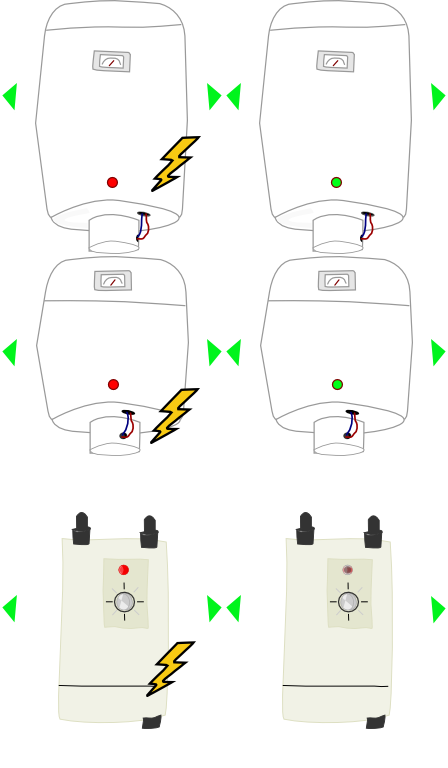
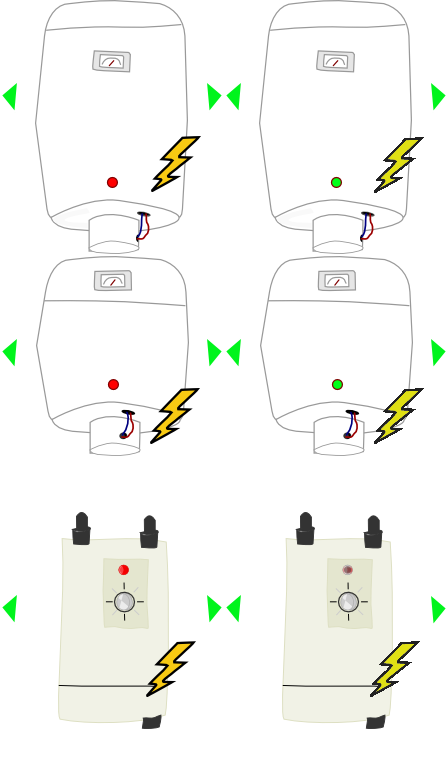
Comparing the layer stacks of the two w=448, h=768 images. Changes:
painted on "Background" over box(370, 137, 424, 697)
